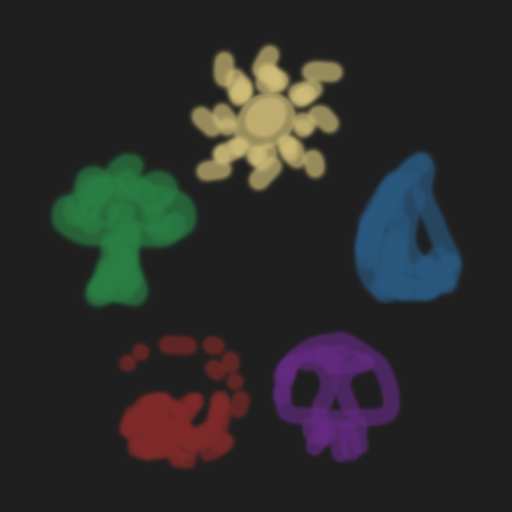
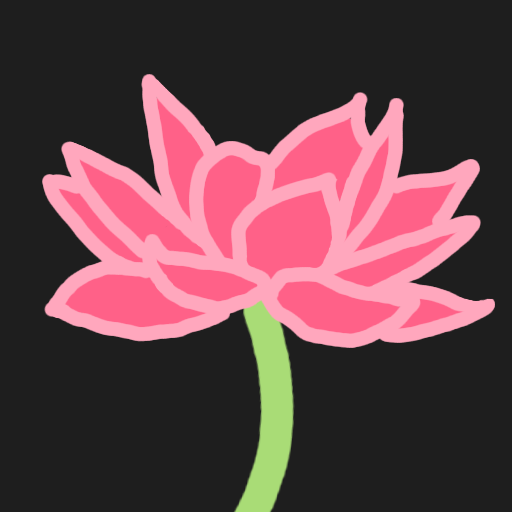
Layer changes from the first 512 × 512 image to the second:
moved "Layer 6" into group "old" over [187, 40, 350, 197]
moved "Layer 5" into group "old" over [349, 145, 468, 304]
moved "Layer 4" into group "old" over [268, 327, 404, 463]
moved "forest" into group "old" over [44, 146, 204, 315]
moved "Layer 3" into group "old" over [113, 330, 256, 471]
moved "Background" into group "old" over [42, 40, 495, 512]
added layer "Layer 11" in group "lotus" over [42, 74, 495, 348]
added layer "Layer 12" in group "lotus" over [53, 98, 464, 340]
added layer "Layer 8" in group "lotus" over [233, 293, 295, 512]
added layer "Layer 7" in group "lotus" over [42, 40, 495, 512]
